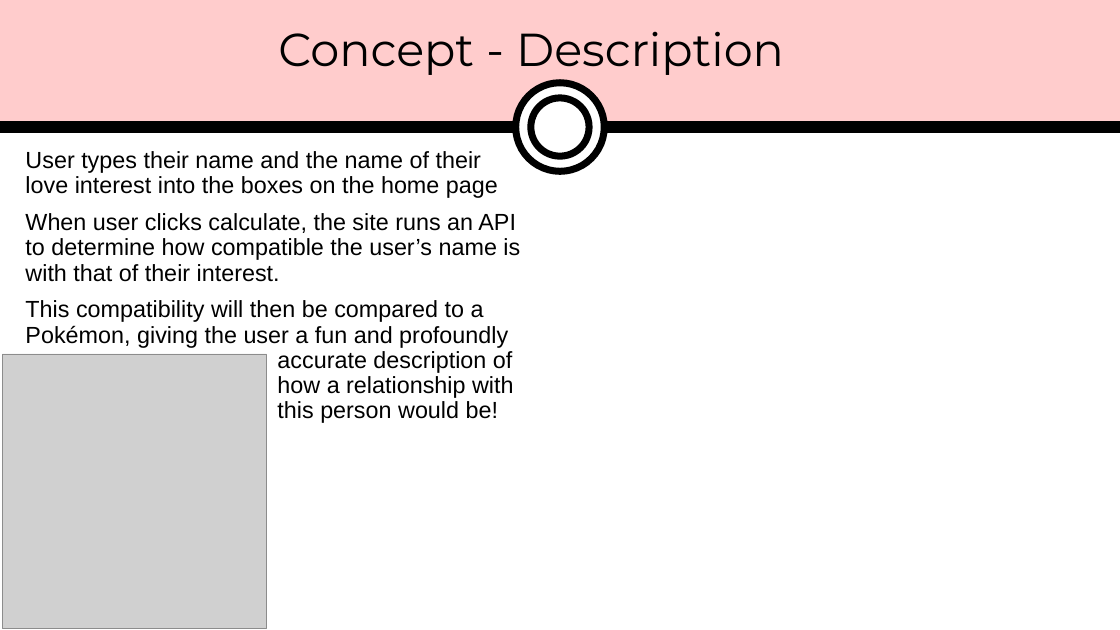
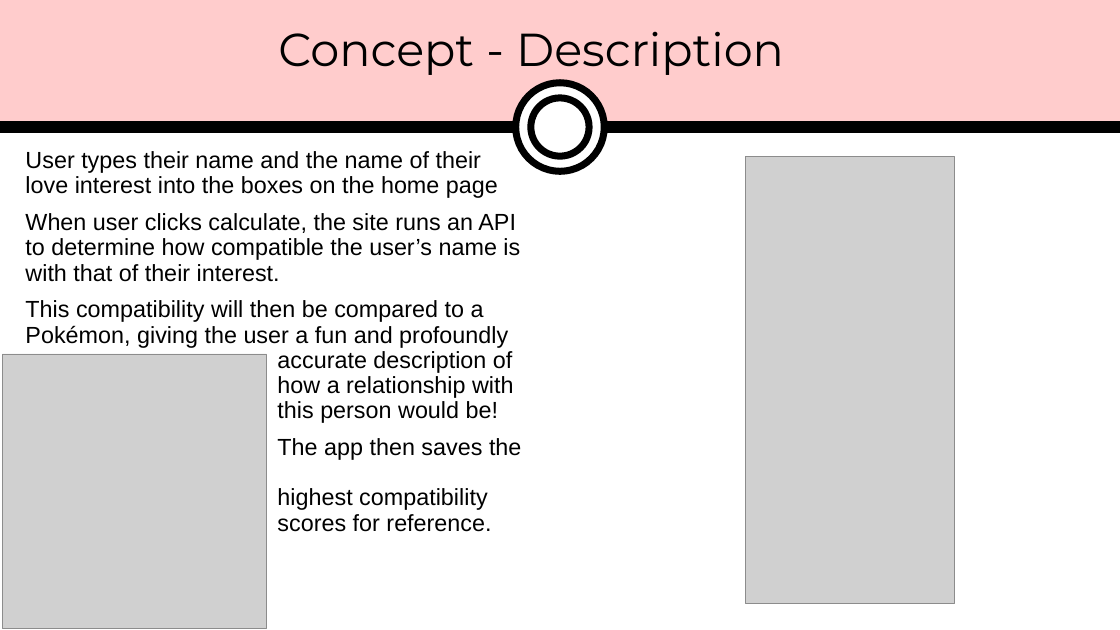
Before and after one commit to thomasmaglaris/Professor-Oak-s-Pokemon-Love-Calculator, a slide deck: slide 3 of presentation-materials/PokemonPresentation.pptx. Drawn at 1120x630 pixels with LibreOffice and Linux fonts; fonts in the diff are those of the drawing; grey boxes stand for pictures. Boxes give left, top, right and bottom in pixels: in the first picture for what was removed or moved away, otherwise in the second. Text is boxed around its words. In the diff, an @@ line names an element or a change of style, - is before the commit and + after.

```diff
--- a/presentation-materials/PokemonPresentation.pptx
+++ b/presentation-materials/PokemonPresentation.pptx
@@ picture added at (x1=746, y1=156, x2=954, y2=604) @@
@@ text at (x1=277, y1=438, x2=521, y2=532): paragraph added @@
+The app then saves the
+highest compatibility
+scores for reference.
```
Also in this commit, not shown: 7 other slides changed, 3 other files.
